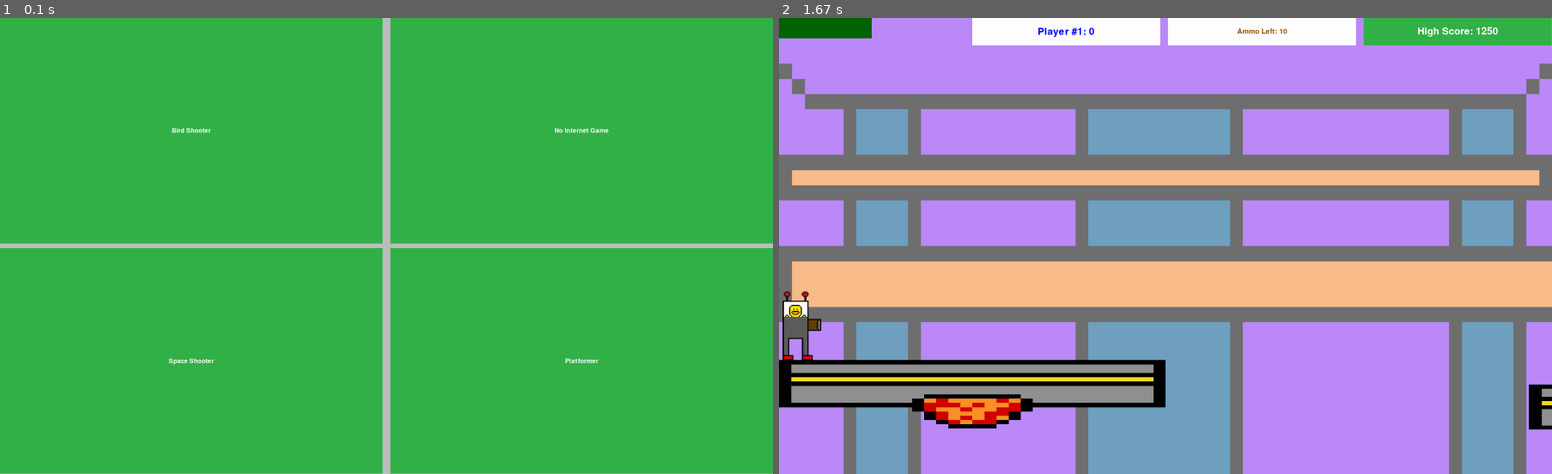
Above: before the commit, frames 1-2 (left to right).
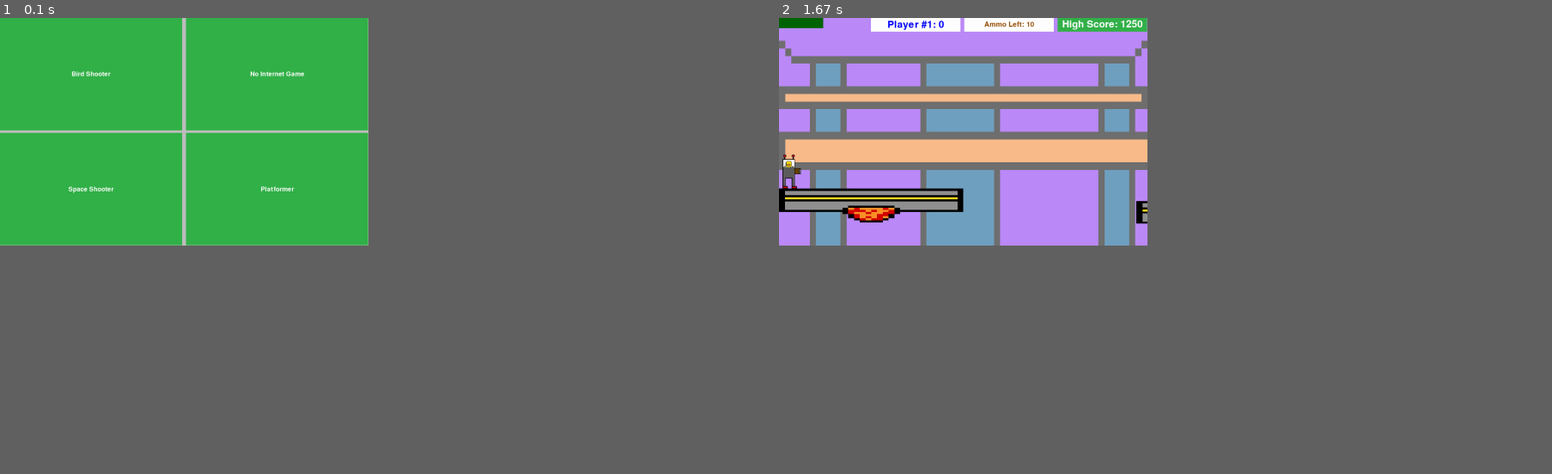
Above: after the commit, the same moments.

Repository: Micah-Ribbens/Senior-Project-For-Pi-Old
Game: pygame game, started from game_runner.py
Two runs of this game, one before a commit and one after it. Both use one fixed random seed, a clock stepped at 60 frames per second and the inputs below.
Inputs:
- Up to frame 1 (0.1 s): no input
- Up to frame 2 (1.67 s): click "Platformer" at 0.38 s; hold Right 0.67-1.13 s
In our replay, the window is 900x531 before the commit and 429x265 after it. These sizes can differ from the game's own. Grey fills any space a smaller window leaves; there, only what the larger window draws over its background counts as a difference.

The runs differ from the first frame. In frame 1, 3.3% of the frame differs, in the area x 0-100%, y 0-100%; in frame 2, 66%.

Commit message:
Made the dimensions fit the pi

Diff:
--- a/game_runner.py
+++ b/game_runner.py
@@ -1,7 +1,7 @@
 from base.library_changer import LibraryChanger
 import cProfile
 
-LibraryChanger.set_screen_dimensions(2200, 1300)
+LibraryChanger.set_screen_dimensions(1050, 650)
 LibraryChanger.set_game_library("pygame")
 
 from base.game_runner_function import run_game
